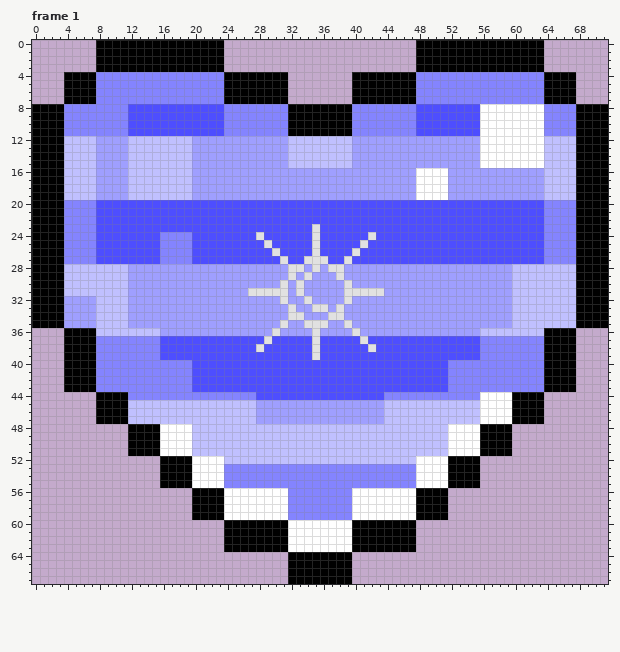
Two versions of one pixel-art file, Template (14 frames).aseprite. This is how it looked before the edit.
72x68 pixels, 14 frames. Colours within 5 levels of each other are drawn and written as one. Shown: frame 1. The commit also changed other frames, which this record leaves out.
The result:
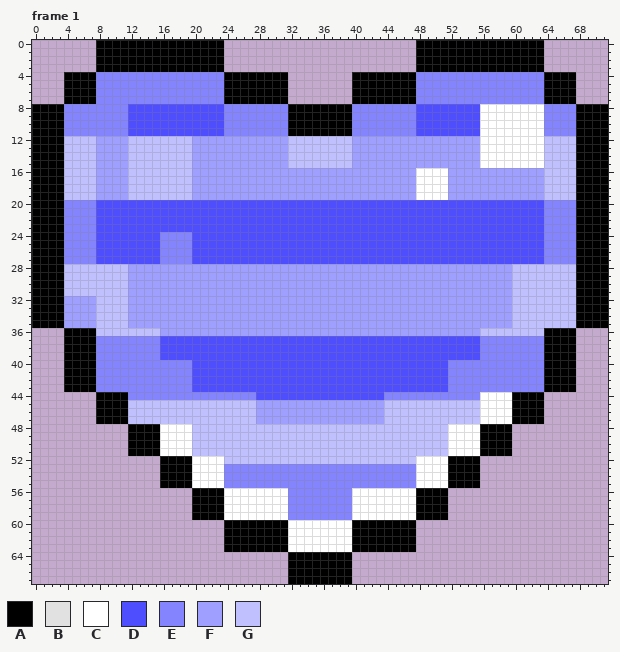
Palette (. is transparent): A #000000  B #e1e1e1  C #ffffff  D #4e4eff  E #8484ff  F #9f9fff  G #c0c0ff
From old to new:
layer "Pride Icons/Galactian Alignment/Solarian" now hidden
layer "Pride Icons/Galactian Alignment/Eclipsia" now hidden
Frame 1:
Colour B becomes colour D in row 23 at x 35; in row 24 at x 28, 35 and 42; in row 25 at x 29, 35 and 41; in row 26 at x 30, 35 and 40; in row 27 at x 31, 34 to 36 and 39; in row 37 at x 29, 35 and 41.
Colour B becomes colour D in row 38 at x 28, 35 and 42; in row 39 at x 35.
Colour B becomes colour F in row 28 at x 32 to 33, 35 and 37 to 38; in row 29 at x 32, 34 and 38; in row 30 at x 31, 33 and 39; in row 31 at x 27 to 31, 33 and 39 to 43; in row 32 at x 31, 34 and 39; in row 33 at x 32, 35 to 36 and 38.
Colour B becomes colour F in row 34 at x 32 to 33 and 37 to 38; in row 35 at x 31, 34 to 36 and 39; in row 36 at x 30, 35 and 40.
Where, in picture pixels (left, top, right, bottom), the same in both pictures:
changed: (248, 224, 384, 360)
